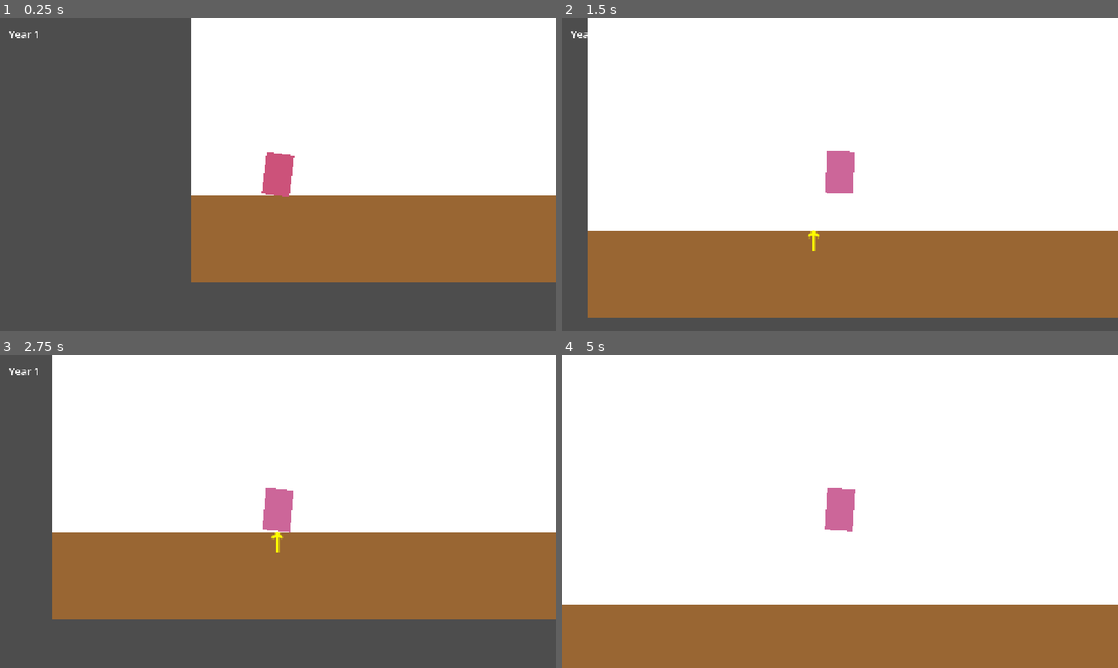
Above: before the commit, frames 1-4 (two rows, left to right).
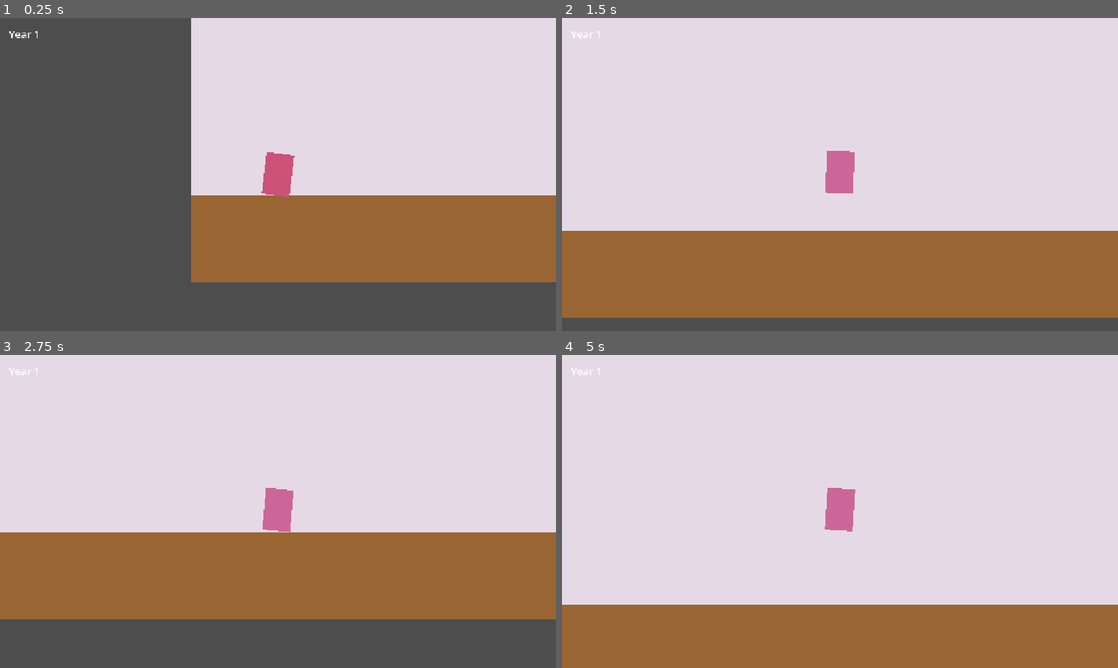
Above: after the commit, the same moments.

Repository: lasse-byte/anniversary-game
Game: Godot game, scene res://main.tscn
The game is run twice, just before and just after one commit, with the same random seed, the same clock (stepped at 60 frames per second) and the same inputs.
Inputs:
- Up to frame 1 (0.25 s): no input
- Up to frame 2 (1.5 s): hold D (move_right) from 0.53 s (still down); tap Space (ui_accept) at 0.77 s
- Up to frame 3 (2.75 s): tap Space (ui_accept) at 1.52 s; release D (move_right) at 2.03 s; hold A (move_left) from 2.03 s (still down)
- Up to frame 4 (5 s): release A (move_left) at 2.78 s; hold D (move_right) 2.78-4.28 s; tap Space (ui_accept) at 3.02, 3.77, 4.52 s; hold A (move_left) from 4.28 s (still down)

The runs differ from the first frame. In frame 1, 37% of the frame differs, in the area x 34-100%, y 0-57%; in frame 2, 69%; in frame 3, 59%; in frame 4, 79%, in the area x 0-100%, y 0-80%.

Commit message:
Fix door transitions and double player speed: add next_room_scene refs, increase speed to 400
Co-authored-by: lasse-byte <257569380+lasse-byte@users.noreply.github.com>

Diff:
--- a/player.gd
+++ b/player.gd
@@ -1,6 +1,6 @@
 extends CharacterBody2D
 
-const SPEED = 200.0
+const SPEED = 400.0
 const JUMP_VELOCITY = -400.0
 const DEFAULT_FRAME_SIZE = Vector2(120, 160)  # Default frame size for camera calculations
 
--- a/room1.tscn
+++ b/room1.tscn
@@ -3,6 +3,7 @@
 [ext_resource type="PackedScene" uid="uid://c12345678901" path="res://picture_frame.tscn" id="4_frame"]
 [ext_resource type="Script" path="res://room.gd" id="1_script"]
 [ext_resource type="PackedScene" uid="uid://player_packed_scene" path="res://player.tscn" id="2_player"]
+[ext_resource type="PackedScene" uid="uid://room2_uid" path="res://room2.tscn" id="5_room2"]
 
 [sub_resource type="RectangleShape2D" id="RectangleShape2D_floor"]
 size = Vector2(5400, 100)
@@ -12,6 +13,9 @@
 
 [node name="Room1" type="Node2D"]
 script = ExtResource("1_script")
+year_number = 1
+room_color = Color(0.9, 0.85, 0.9, 1)
+next_room_scene = ExtResource("5_room2")
 
 [node name="ColorRect" type="ColorRect" parent="."]
 offset_right = 5400.0
--- a/room2.tscn
+++ b/room2.tscn
@@ -3,6 +3,7 @@
 [ext_resource type="PackedScene" uid="uid://c12345678902" path="res://picture_frame.tscn" id="4_frame"]
 [ext_resource type="Script" path="res://room.gd" id="1_script"]
 [ext_resource type="PackedScene" uid="uid://player_packed_scene" path="res://player.tscn" id="2_player"]
+[ext_resource type="PackedScene" uid="uid://room3_uid" path="res://room3.tscn" id="5_room3"]
 
 [sub_resource type="RectangleShape2D" id="RectangleShape2D_floor"]
 size = Vector2(7500, 100)
@@ -12,6 +13,9 @@
 
 [node name="Room2" type="Node2D"]
 script = ExtResource("1_script")
+year_number = 2
+room_color = Color(0.85, 0.9, 0.95, 1)
+next_room_scene = ExtResource("5_room3")
 
 [node name="ColorRect" type="ColorRect" parent="."]
 offset_right = 7500.0
--- a/room3.tscn
+++ b/room3.tscn
@@ -3,6 +3,7 @@
 [ext_resource type="PackedScene" uid="uid://c12345678903" path="res://picture_frame.tscn" id="4_frame"]
 [ext_resource type="Script" path="res://room.gd" id="1_script"]
 [ext_resource type="PackedScene" uid="uid://player_packed_scene" path="res://player.tscn" id="2_player"]
+[ext_resource type="PackedScene" uid="uid://room4_uid" path="res://room4.tscn" id="5_room4"]
 
 [sub_resource type="RectangleShape2D" id="RectangleShape2D_floor"]
 size = Vector2(7500, 100)
@@ -12,6 +13,9 @@
 
 [node name="Room3" type="Node2D"]
 script = ExtResource("1_script")
+year_number = 3
+room_color = Color(0.95, 0.9, 0.85, 1)
+next_room_scene = ExtResource("5_room4")
 
 [node name="ColorRect" type="ColorRect" parent="."]
 offset_right = 7500.0
--- a/room4.tscn
+++ b/room4.tscn
@@ -3,6 +3,7 @@
 [ext_resource type="PackedScene" uid="uid://c12345678904" path="res://picture_frame.tscn" id="4_frame"]
 [ext_resource type="Script" path="res://room.gd" id="1_script"]
 [ext_resource type="PackedScene" uid="uid://player_packed_scene" path="res://player.tscn" id="2_player"]
+[ext_resource type="PackedScene" uid="uid://room5_uid" path="res://room5.tscn" id="5_room5"]
 
 [sub_resource type="RectangleShape2D" id="RectangleShape2D_floor"]
 size = Vector2(7500, 100)
@@ -12,6 +13,9 @@
 
 [node name="Room4" type="Node2D"]
 script = ExtResource("1_script")
+year_number = 4
+room_color = Color(0.9, 0.95, 0.9, 1)
+next_room_scene = ExtResource("5_room5")
 
 [node name="ColorRect" type="ColorRect" parent="."]
 offset_right = 7500.0
--- a/room5.tscn
+++ b/room5.tscn
@@ -12,6 +12,8 @@
 
 [node name="Room5" type="Node2D"]
 script = ExtResource("1_script")
+year_number = 5
+room_color = Color(0.95, 0.85, 0.9, 1)
 
 [node name="ColorRect" type="ColorRect" parent="."]
 offset_right = 7500.0
